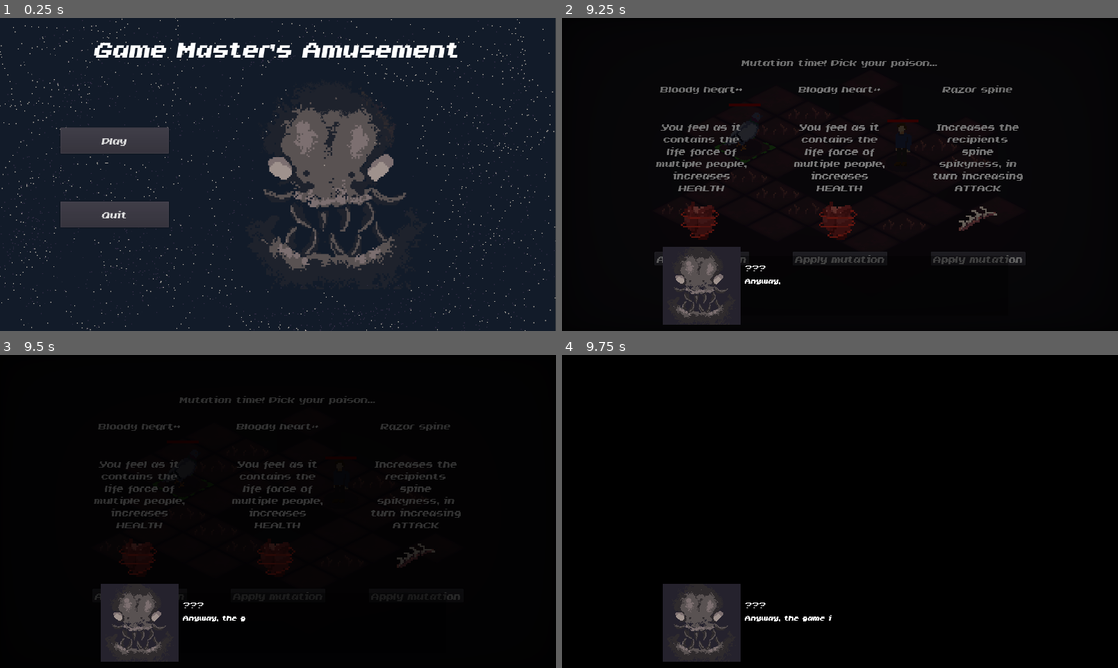
Above: before the commit, frames 1-4 (two rows, left to right).
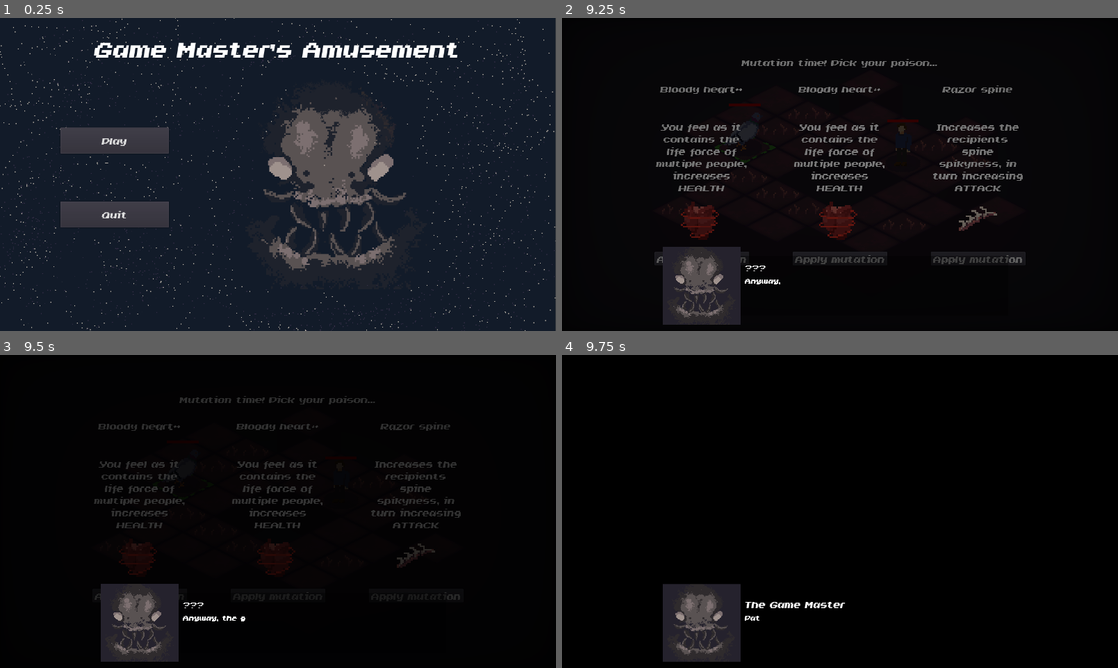
Above: after the commit, the same moments.

Repository: RokasPuzonas/infoshow22-gamejam
Game: Godot game, scene res://UI/MainMenu.tscn
The game is run twice, just before and just after one commit, with the same random seed, the same clock (stepped at 60 frames per second) and the same inputs.
Inputs (mouse positions are in pixels of both pictures, inside the frame that each line leads up to):
- Up to frame 1 (0.25 s): no input
- Up to frame 2 (9.25 s): click "Play" at 0.5 s; click "Play" at 1.25 s; click "End turn" at 2 s; move the mouse to (962, 158) at 2.77 s; click (962, 158) at 2.85 s; click "Apply mutation" at 3.5 s; click "Apply mutation" at 4.25 s; click "Apply mutation" at 5 s; tap Enter at 5.75, 7.25, 8.75 s; move the mouse to (728, 190) at 5.77 s; right-click (728, 190) at 5.85 s; tap Space at 6.5, 8 s; move the mouse to (895, 105) at 6.52 s; click (895, 105) at 6.6 s; move the mouse to (812, 237) at 7.27 s; right-click (812, 237) at 7.35 s; move the mouse to (1006, 221) at 8.02 s; click (1006, 221) at 8.1 s; tap F4 (debug_game_over) at 8.65 s; move the mouse to (673, 127) at 8.77 s; right-click (673, 127) at 8.85 s
- Up to frame 3 (9.5 s): no input
- Up to frame 4 (9.75 s): move the mouse to (867, 511) at 9.52 s; click (867, 511) at 9.6 s

Frames 1-3 are identical in both runs. In frame 4, 0.4% of the frame differs, in the area x 20-51%, y 76-96%.

Commit message:
fix: fix crash in lose screen

Diff:
--- a/Levels/BaseLevel/BaseLevel.gd
+++ b/Levels/BaseLevel/BaseLevel.gd
@@ -89,7 +89,7 @@
 	if (len(get_enemy_units()) == 0 && !force_stay_on_scene) || Input.is_action_just_pressed("debug_skip_level"):
 		transitionSystem.change_scene_to(next_scene)
 	elif len(get_player_units()) == 0 || Input.is_action_just_pressed("debug_game_over"):
-		transitionSystem.change_scene("res://LoseScreen.tscn")
+		transitionSystem.change_scene("res://UI/LoseScreen.tscn")
 
 	var pos = get_position_under_mouse()
 	if pos:
--- a/Singletons/TransitionSystem.tscn
+++ b/Singletons/TransitionSystem.tscn
@@ -54,7 +54,7 @@
 
 [node name="TransitionSound" type="AudioStreamPlayer" parent="."]
 stream = ExtResource( 3 )
-volume_db = -25.0
+volume_db = -20.0
 
 [node name="ColorRect" type="ColorRect" parent="."]
 anchor_right = 1.0
--- a/UI/LoseScreen.gd
+++ b/UI/LoseScreen.gd
@@ -1,16 +1,14 @@
 extends Node
 
 onready var dialogSystem = get_tree().get_root().get_node("/root/DialogSystem")
-var current_dialog
+onready var transitionSystem = get_tree().get_root().get_node("/root/TransitionSystem")
 
 func _ready():
 	dialogSystem.clear_messages()
 	dialogSystem.show_message("Pathetic.", "The Game Master")
 
-
 func _on_Retry_pressed():
-	get_tree().change_scene("res://Levels/Level1.tscn")
-
+	transitionSystem.change_scene("res://Levels/Level1.tscn")
 
 func _on_Quit_pressed():
 	get_tree().quit()
--- a/UI/LoseScreen.tscn
+++ b/UI/LoseScreen.tscn
@@ -36,7 +36,7 @@
 margin_right = 80.0
 margin_bottom = 60.0
 theme = ExtResource( 2 )
-text = "Main Menu"
+text = "Quit"
 __meta__ = {
 "_edit_use_anchors_": false
 }
